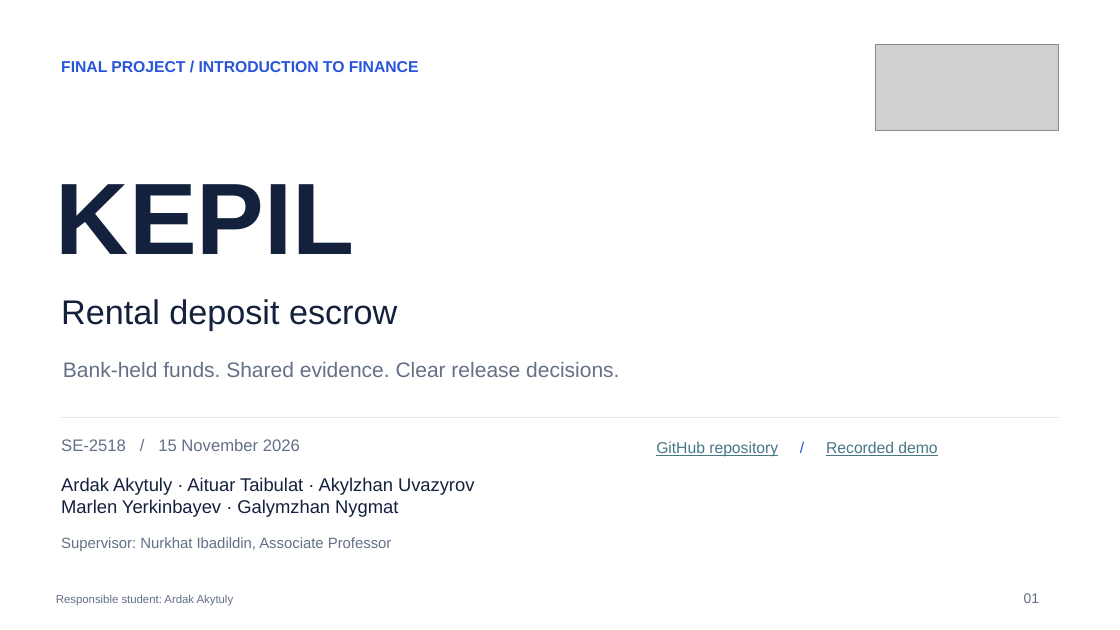
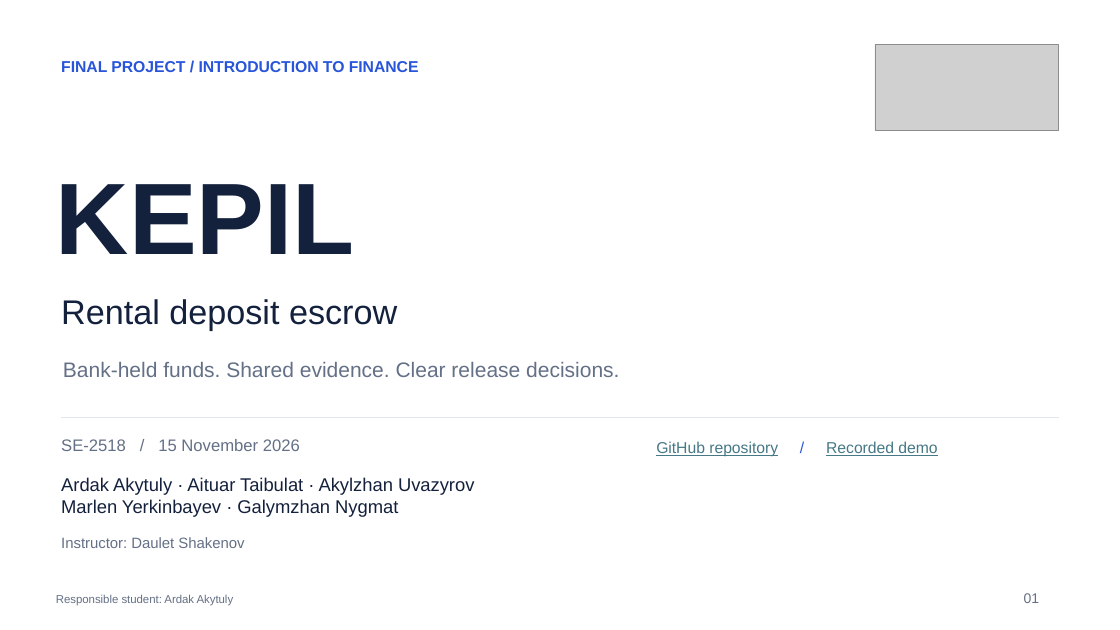
Before and after one commit to Arlan-prog/FinanceFinal, a slide deck: slide 1 of Final_Project_Presentation.pptx. Drawn at 1120x630 pixels with LibreOffice and Linux fonts; fonts in the diff are those of the drawing; grey boxes stand for pictures. Boxes give left, top, right and bottom in pixels: in the first picture for what was removed or moved away, otherwise in the second. Text is boxed around its words. In the diff, an @@ line names an element or a change of style, - is before the commit and + after.

Commit message:
Correct instructor name and add demand research collection materials

```diff
--- a/Final_Project_Presentation.pptx
+++ b/Final_Project_Presentation.pptx
@@ text at (61,537,244,548): text changed @@
-Supervisor: Nurkhat Ibadildin, Associate Professor
+Instructor: Daulet Shakenov
```
Also in this commit, not shown: 7 other files.
